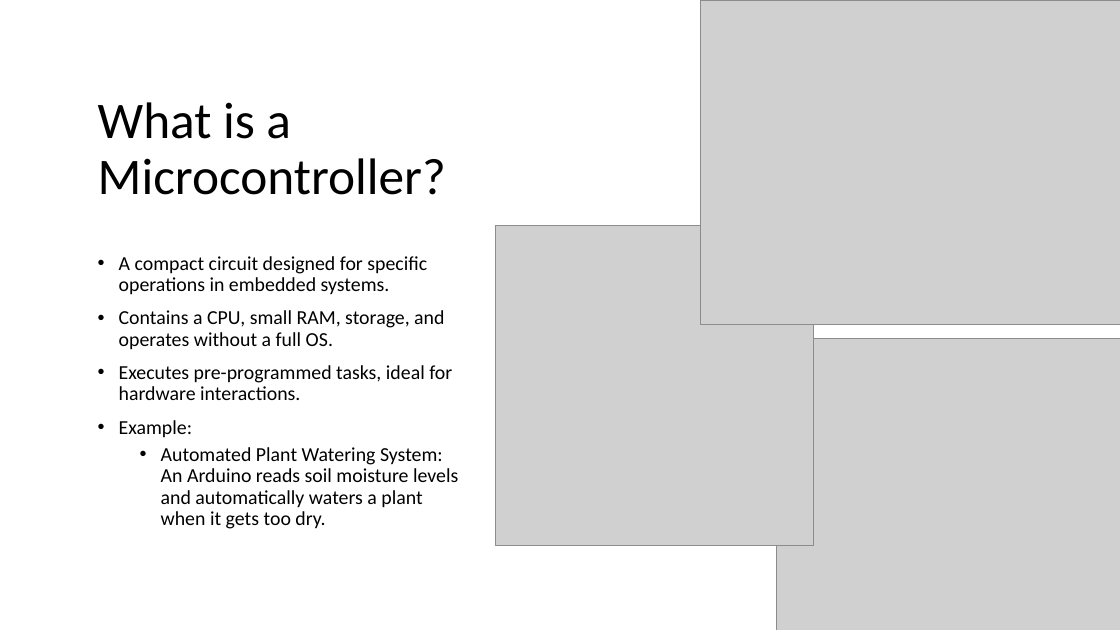
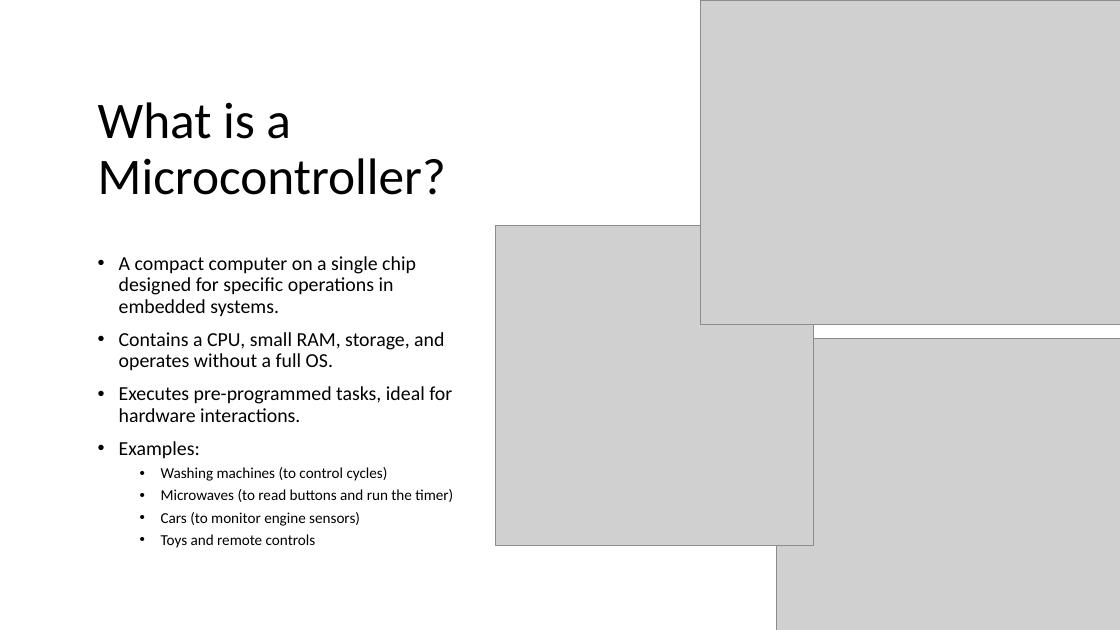
Before and after one commit to setu-comp-sci-2025/computer-systems-networks, a slide deck: slide 4 of topic-08-week8/unit-1/talk-01/sbc-ard.pptx. Drawn at 1120x630 pixels with LibreOffice and Linux fonts; fonts in the diff are those of the drawing; grey boxes stand for pictures. Boxes give left, top, right and bottom in pixels: in the first picture for what was removed or moved away, otherwise in the second. Text is boxed around its words. In the diff, an @@ line names an element or a change of style, - is before the commit and + after.

```diff
--- a/topic-08-week8/unit-1/talk-01/sbc-ard.pptx
+++ b/topic-08-week8/unit-1/talk-01/sbc-ard.pptx
@@ text at [119,256,416,317]: text changed @@
-• A compact circuit designed for specific operations in embedded systems.
+• A compact computer on a single chip designed for specific operations in embedded systems.
@@ text at [119,441,453,548]: text changed; size 17 to 13 pt @@
-• Example:
-  • Automated Plant Watering System: An Arduino reads soil moisture levels and automatically waters a plant when it gets too dry.
+• Examples:
+  • Washing machines (to control cycles)
+  • Microwaves (to read buttons and run the timer)
+  • Cars (to monitor engine sensors)
+  • Toys and remote controls
```
Also in this commit, not shown: 3 other slides changed, 4 other files.
